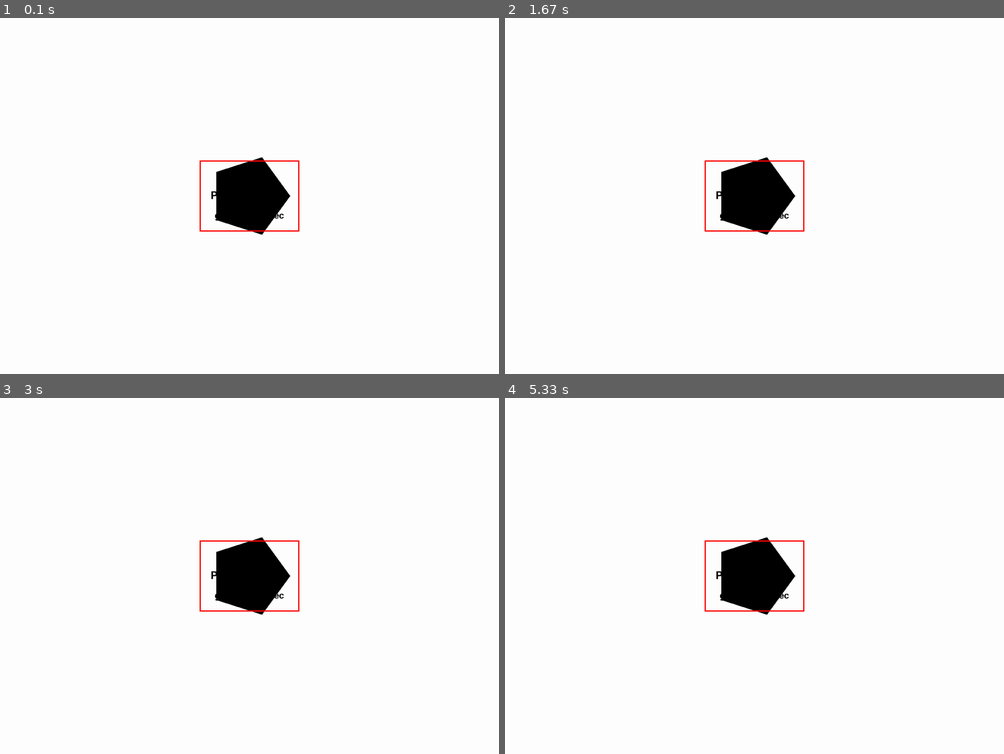
Above: before the commit, frames 1-4 (two rows, left to right).
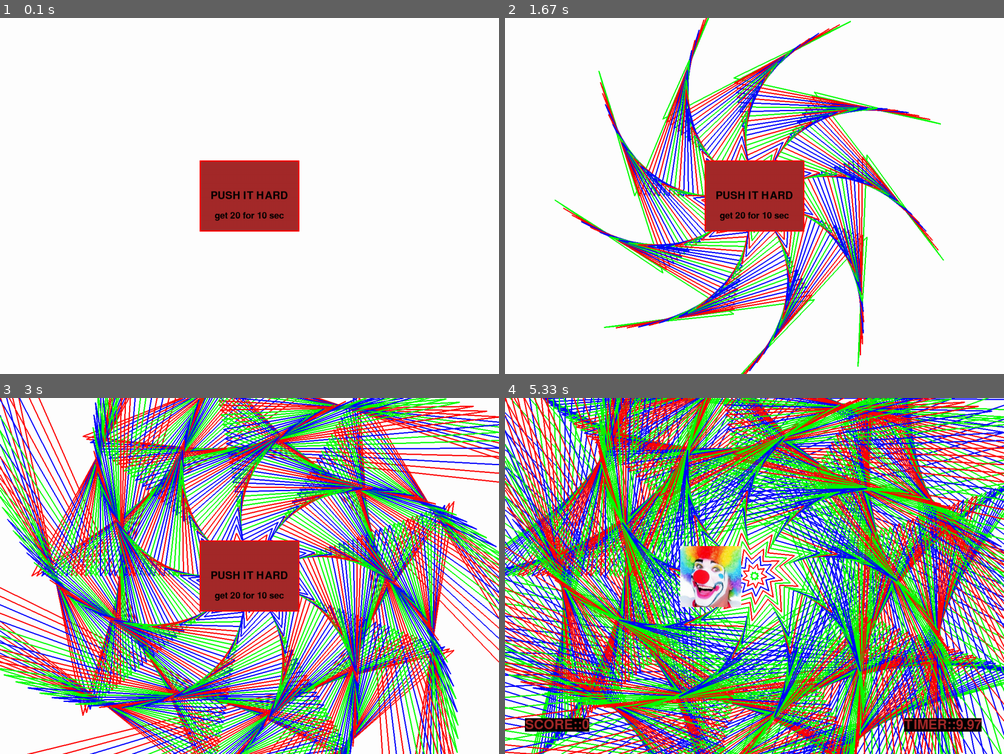
Above: after the commit, the same moments.

Repository: shdwdmn/hello_pygame
Game: pygame game, started from clown.py
Two runs of this game, one before a commit and one after it. Both use one fixed random seed, a clock stepped at 60 frames per second and the inputs below.
Inputs (mouse positions are in pixels of both pictures, inside the frame that each line leads up to):
- Up to frame 1 (0.1 s): no input
- Up to frame 2 (1.67 s): click (754, 196) at 0.38 s; tap Enter at 0.67 s; click "PUSH IT HARD" at 1.05 s; tap Space at 1.33 s
- Up to frame 3 (3 s): click "PUSH IT HARD" at 2.22 s; tap Space at 2.57, 2.87 s
- Up to frame 4 (5.33 s): click (774, 561) at 5.28 s

The runs differ from the first frame. In frame 1, 3.7% of the frame differs, in the area x 40-60%, y 39-61%; in frame 2, 19%; in frame 3, 63%; in frame 4, 83%, in the area x 0-100%, y 0-100%.

Commit message:
doing stuff

Diff:
--- a/clown.py
+++ b/clown.py
@@ -1,6 +1,6 @@
 import pygame as pg
 from os import environ
-from random import randrange
+from random import randrange, shuffle
 from math import sin, cos, pi
 
 # TODO:
@@ -9,10 +9,13 @@
 win_score = 20
 start_timer = 10
 clown_size = 150
+star_edges = 9
+star_rotate = pi/300
+star_gauge = 3
 
 window_w = 1225
 window_h = 875
-frame_rate = 20
+frame_rate = 60
 window_position = '675, 125'
 black = pg.Color('black')  # (0, 0, 0, 255)
 brown = pg.Color('brown')
@@ -25,6 +28,8 @@
 pg.init()
 screen = pg.display.set_mode((window_w, window_h))
 pg.display.set_caption('PUNCH THAT CLOWN')
+pg.mixer_music.load('midi/6589.mid')
+pg.mixer_music.play()
 clock = pg.time.Clock()
 
 big_button = ((int(window_w/5*2), int(window_h/5*2)), (int(window_w/5), int(window_h/5)))
@@ -66,13 +71,6 @@
 def draw_timer(_timer: int):
     position = (window_w*8/10, window_h*9/10)
     draw_text(f'TIMER::{_timer:.2f}', position, 48, brown, black, center=False)
-
-
-def draw_background():
-    screen.fill(white)
-    # poly_radius =
-    poly = ((100, 100), (200, 100), (200, 200), (150, 250), (100, 200))
-    # pg.draw.polygon(screen, black, poly)
 
 
 def get_clown():
@@ -101,31 +99,62 @@
     return clown_image, clown_number
 
 
+def random_color():
+    rgb = [255, 0, 0]
+    shuffle(rgb)
+    return tuple(rgb)
+
+
 def start_over():
     global is_start, is_reset, timer, score
     is_start = True
     is_reset = True
     timer = start_timer
     score = 0
-
-
-class Poly:
+    pg.mixer_music.play()
+
+
+class Star:
     def __init__(self, edges):
-        # self.radius = 0
         self.edges = edges
-        self.radius = 100
+        self.radius = 0
         self.points = []
+        self.angle_step = 2 * pi / self.edges
+        self.start_angle = 0
 
     def calc(self):
+        self.points = []
         for edge in range(self.edges):
-            angle = 2 * pi * edge / self.edges
+            angle = self.angle_step * edge + self.start_angle
+            int_angle = self.angle_step * (edge + 0.5)
             point = (int(cos(angle) * self.radius + window_w/2),
                      int(sin(angle) * self.radius + window_h/2))
+            int_point = (int(cos(int_angle) * self.radius * 0.6 + window_w / 2),
+                         int(sin(int_angle) * self.radius * 0.6 + window_h / 2))
             self.points.append(point)
-            print(angle, angle/pi, point)
-
-    def step(self):
-        pass
+            self.points.append(int_point)
+
+        self.radius += 5
+        self.start_angle += star_rotate
+
+
+class Background:
+    def __init__(self):
+        self.stars = []
+        self.stars.append(Star(star_edges))
+
+    def draw(self):
+        screen.fill(white)
+        # if len(self.stars) > 10:
+        #     self.stars = []
+        #     self.stars.append(Star(self.star_edges))
+        for star in self.stars:
+            star.calc()
+            pg.draw.polygon(screen, random_color(), star.points, star_gauge)
+            if star.radius == 25:
+                self.stars.append(Star(star_edges))
+            if star.radius >= window_w:
+                self.stars.pop(0)
 
 
 timer = start_timer
@@ -133,14 +162,13 @@
 is_reset = True
 clown_position = (-1, -1)
 clown = clowns[0]
-poly = Poly(5)
-poly.calc()
+back = Background()
 
 while True:
     clock.tick(frame_rate)
     big_button_pressed = False
     # screen.blit(background_image, (0, 0))
-    draw_background()
+    back.draw()
 
     if is_reset:
         clown, clown_num = get_clown()
@@ -181,8 +209,7 @@
         draw_text('YOU LOSE...', (window_w/2, window_h/2), 50, brown)
         draw_text(f'SCORE::{score}', (window_w/2, window_h/2 + 50), 38, brown)
     elif is_start:  # START screen
-        # pg.draw.rect(screen, brown, big_button)
-        pg.draw.polygon(screen, black, poly.points)
+        pg.draw.rect(screen, brown, big_button)
         pg.draw.rect(screen, red, big_button, 3)
         draw_text('PUSH IT HARD', (window_w/2, window_h/2), 38)
         draw_text(f'get {win_score} for {timer} sec', (window_w/2, window_h/2 + 50), 32)
@@ -190,8 +217,8 @@
             is_start = False
     else:  # GAME screen
         timer -= 1 / frame_rate
+        draw_timer(timer)
         draw_score(score)
-        draw_timer(timer)
         screen.blit(clown, (int(clown_position[0] - clown_size/2), int(clown_position[1] - clown_size/2)))
 
     pg.display.update()  # redraw
